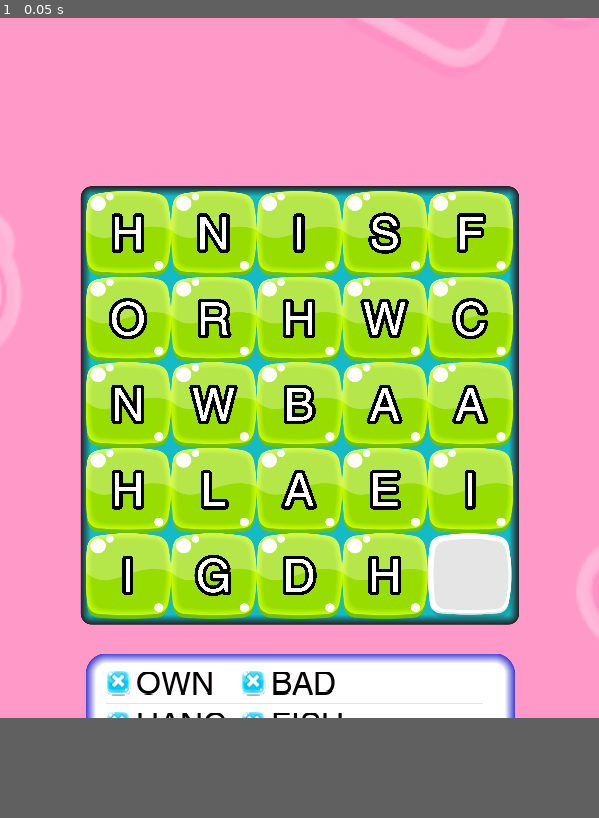
Above: before the commit, frame 1.
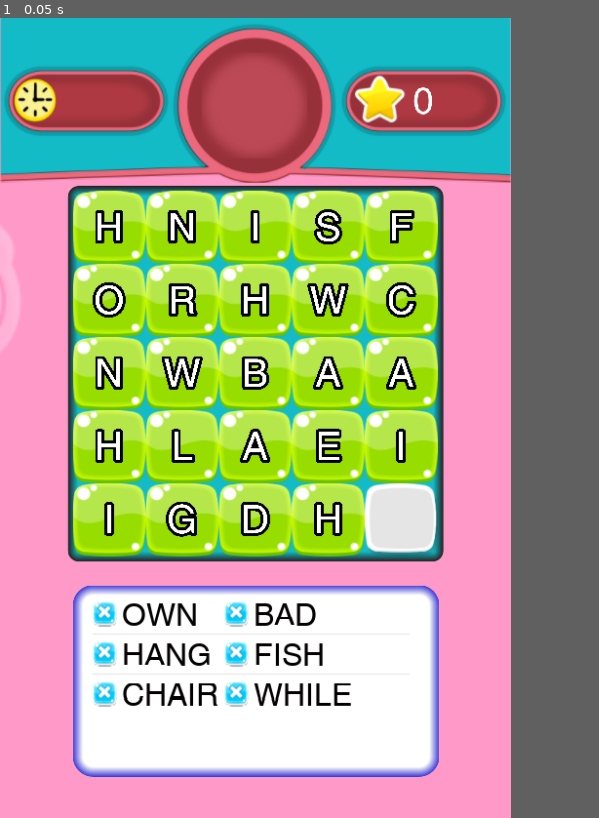
Above: after the commit, the same moment.

Repository: ahmetilgin/WordFinding
Game: Godot game, scene res://game.tscn
The game is run twice, just before and just after one commit, with the same random seed, the same clock (stepped at 60 frames per second) and the same inputs.
Inputs:
- Up to frame 1 (0.05 s): no input
In our replay, the window is 599x700 before the commit and 511x800 after it. These sizes can differ from the game's own. Grey fills any space a smaller window leaves; there, only what the larger window draws over its background counts as a difference.

The runs differ from the first frame. In frame 1, 64% of the frame differs, in the area x 0-100%, y 0-95%.

Commit message:
bug fıx 2

Diff:
--- a/block_kinematic.gd
+++ b/block_kinematic.gd
@@ -1,11 +1,11 @@
 extends KinematicBody2D
-
+signal increase_score
 var move_star = Tween.new()
 var scale_star = Tween.new()
 # Declare member variables here. Examples:
 # var a = 2
 # var b = "text"
-var star_count_pos = Vector2(400, 0)
+
 # Called when the node enters the scene tree for the first time.
 func _ready():
 	add_child(move_star)
@@ -16,12 +16,13 @@
 func on_correct_word():
 	if $block_button/CorrectSprite.visible:
 		$block_button/CorrectSprite.play("correct")
-		move_star.interpolate_property($block_button/CorrectSprite, "global_position", $block_button/CorrectSprite.get_global_position(), star_count_pos, 1.0 ,Tween.TRANS_BACK,Tween.EASE_IN)
+		move_star.interpolate_property($block_button/CorrectSprite, "global_position", $block_button/CorrectSprite.get_global_position(), get_parent().get_node("ScoreTexture/StarLastPos").get_global_position(), 1.5 ,Tween.TRANS_BACK,Tween.EASE_IN)
 		move_star.start()
 
 func on_tween_started(key, pos):
 	$block_button/CorrectSprite.set_visible(true)
 func star_pos_edit(key, pos):
+	emit_signal("increase_score")
 	$block_button/CorrectSprite.set_visible(false)
 	$block_button/CorrectSprite.set_global_position($BlockCollision.get_global_position())
 	scale_star.interpolate_property($block_button/CorrectSprite, "scale", Vector2(0.01, 0.01), Vector2(0.7, 0.7), 1.0 ,Tween.TRANS_LINEAR)
--- a/game.gd
+++ b/game.gd
@@ -8,7 +8,7 @@
 var current_cell_size = 0
 var current_empty_position = Vector2()
 var pos_with_block = {}
-
+var score = 0
 signal correct_word
 func fill_frames(position):
 	var frame = frame_scene.instance()
@@ -64,6 +64,7 @@
 			add_child(block)
 			block.set_scale(Vector2(Globals.divition_ratio,Globals.divition_ratio))
 			block.set_name("block")
+			block.connect("increase_score",self,"on_increase_score")
 			block.set_global_position(Vector2(x *current_cell_size + current_cell_size, y* current_cell_size + current_cell_size ))
 			block_list.append(block)
 			block.get_node("block_button").connect("block_move",self,"block_moved")
@@ -75,10 +76,16 @@
 	pass
 
 var border_width = Vector2(5, 5)
+var normal_window_size = Vector2(524 , 820)
 func _ready():
 	reset_words()
 	$Panel.set_global_position(Vector2(current_cell_size     ,current_cell_size   ) - border_width)
 	$Panel.set_size(border_width * 2 + Vector2(current_cell_size,current_cell_size) * Globals.map_size)
+	$ScoreTexture.set_global_position($Camera2D.position )
+	$ScoreTexture.set_scale($ScoreTexture.get_scale() * (normal_window_size.x / normal_window_size.y) * (Globals.divition_ratio))
+
+
+
 	pass # Replace with function body.
 
 
@@ -152,19 +159,15 @@
 	return rev
 
 func block_moved(pos):
-
 	var i = 0
 	var block_with_pos = {}
 	pos_with_block = {}
 	var column_letters = {}
-
-
 	for block in block_list:
 		var curr_pos = block.get_global_position() / current_cell_size
 		curr_pos = Vector2(round(curr_pos.x),round(curr_pos.y))
 		block_with_pos[curr_pos] = block.get_label()
 		pos_with_block[curr_pos] = block
-
 	var row_list = []
 	var col_list = []
 	for x in range(1, Globals.map_size + 1):
@@ -181,10 +184,13 @@
 			col +=  block_with_pos[Vector2(x,y)]
 		row_list.append(row)
 		col_list.append(col)
-
-	for word in sum_word_list:
+	var rev_sum_word_list = [] #büyükten küçüğe sıralanan sum_word_list
+	for rev_word in sum_word_list:
+		rev_sum_word_list.push_front(rev_word)
+	for word in rev_sum_word_list:
 		var reverse_word = reverse(word)
 		var col_count = 1
+		var row_count = 1
 		for col_word in col_list:
 			var result = col_word.find(word)
 			if (result < 0):
@@ -196,10 +202,11 @@
 #					pos_with_block[Vector2(col_count, result + complete_word)].get_node("block_button").get_node("CorrectSprite").set_visible(true)
 #					pos_with_block[Vector2(col_count, result + complete_word)].emit_signal("correct_word")
 					set_checked_word(word)
+				rev_sum_word_list.erase(word)
 				sum_word_list.erase(word)
+				word = "  "
+				reverse_word = "  "
 			col_count += 1
-
-		var row_count = 1
 		for row_word in row_list:
 			var result = row_word.find(word)
 			if (result < 0):
@@ -211,8 +218,12 @@
 #					pos_with_block[Vector2(result + complete_word, row_count)].get_node("block_button").get_node("CorrectSprite").set_visible(true)
 #					pos_with_block[Vector2(result + complete_word, row_count)].emit_signal("correct_word")
 					set_checked_word(word)
+				rev_sum_word_list.erase(word)
 				sum_word_list.erase(word)
+				word = "  "
+				reverse_word = "  "
 			row_count += 1
+
 func correcting_word(start_point,count):
 	pos_with_block[Vector2(start_point, count)].set_label(" ")
 	pos_with_block[Vector2(start_point, count)].get_node("block_button").get_node("CorrectSprite").set_visible(true)
@@ -290,7 +301,9 @@
 
 	get_tree().get_root().set_disable_input(false)
 	pass
-
+func on_increase_score():
+	score = score + 1
+	$ScoreTexture/Score.set_text(str(score))
 
 # Called every frame. 'delta' is the elapsed time since the previous frame.
 #func _process(delta):
--- a/game.tscn
+++ b/game.tscn
@@ -1,8 +1,9 @@
-[gd_scene load_steps=7 format=2]
+[gd_scene load_steps=9 format=2]
 
 [ext_resource path="res://game.gd" type="Script" id=1]
 [ext_resource path="res://assets/freegui/png/BG.png" type="Texture" id=2]
 [ext_resource path="res://assets/Helvetica.ttf" type="DynamicFontData" id=3]
+[ext_resource path="res://assets/topgui.png" type="Texture" id=5]
 
 [sub_resource type="StyleBoxFlat" id=1]
 content_margin_left = 20.0
@@ -35,6 +36,10 @@
 corner_radius_bottom_right = 10
 corner_radius_bottom_left = 10
 
+[sub_resource type="DynamicFont" id=4]
+size = 100
+font_data = ExtResource( 3 )
+
 [node name="Game" type="Node2D"]
 script = ExtResource( 1 )
 
@@ -66,6 +71,25 @@
 "_edit_use_anchors_": false
 }
 
+[node name="ScoreTexture" type="Sprite" parent="."]
+scale = Vector2( 0.382, 0.382 )
+texture = ExtResource( 5 )
+centered = false
+
+[node name="Score" type="RichTextLabel" parent="ScoreTexture"]
+margin_left = 1112.45
+margin_top = 164.0
+margin_right = 1305.45
+margin_bottom = 286.0
+custom_fonts/normal_font = SubResource( 4 )
+text = "0"
+__meta__ = {
+"_edit_use_anchors_": false
+}
+
+[node name="StarLastPos" type="Position2D" parent="ScoreTexture"]
+position = Vector2( 1020.77, 217.756 )
+
 [node name="Camera2D" type="Camera2D" parent="."]
 anchor_mode = 0
 current = true
--- a/project.godot
+++ b/project.godot
@@ -25,9 +25,32 @@
 
 [display]
 
-window/size/width=599
-window/size/height=700
+window/size/width=524
+window/size/height=820
 window/handheld/orientation="portrait"
+
+[importer_defaults]
+
+texture={
+"compress/bptc_ldr": 0,
+"compress/hdr_mode": 0,
+"compress/lossy_quality": 0.7,
+"compress/mode": 3,
+"compress/normal_map": 1,
+"detect_3d": false,
+"flags/anisotropic": false,
+"flags/filter": true,
+"flags/mipmaps": true,
+"flags/repeat": 0,
+"flags/srgb": 2,
+"process/HDR_as_SRGB": false,
+"process/fix_alpha_border": true,
+"process/invert_color": false,
+"process/premult_alpha": false,
+"size_limit": 0,
+"stream": 0,
+"svg/scale": 1.0
+}
 
 [input_devices]
 
Not shown, changed: assets/freegui/svg/Window.svg
Binary file added: assets/score.png
Binary file added: assets/time.png
Binary file added: assets/topgui.png
